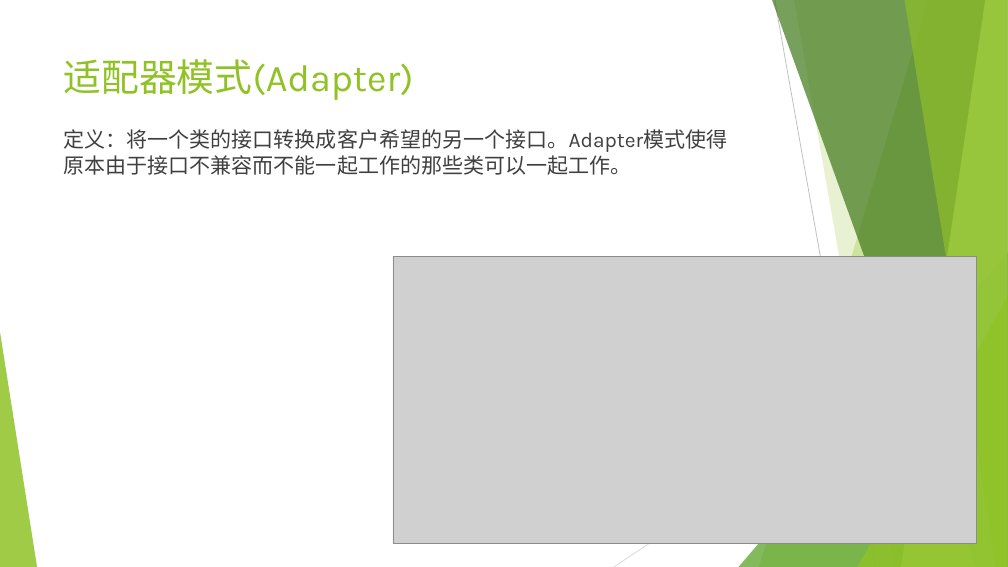
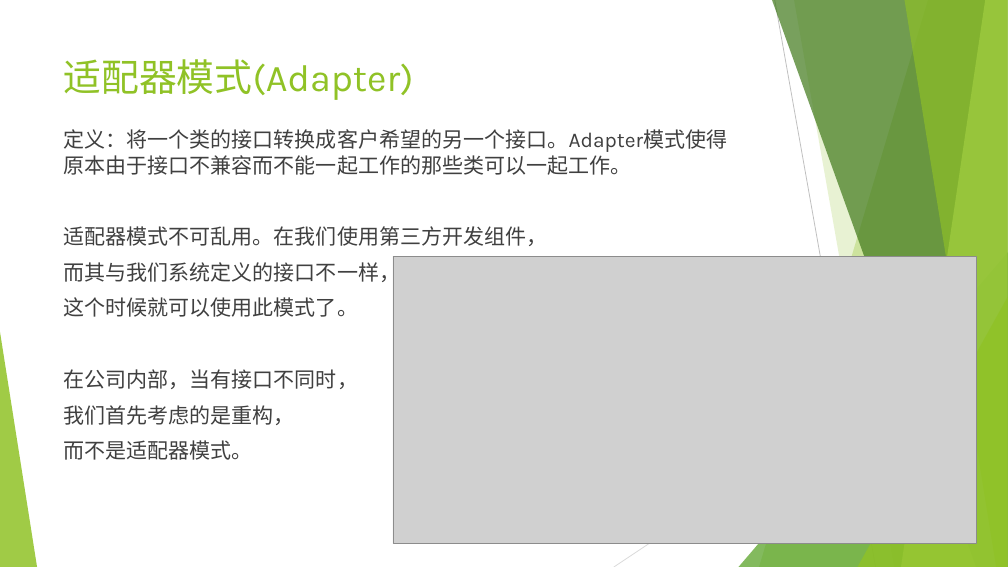
Before and after one commit to ZhengAu/DesignPatterns, a slide deck: slide 7 of Design Pattern.pptx. Drawn at 1008x567 pixels with LibreOffice and Linux fonts; fonts in the diff are those of the drawing; grey boxes stand for pictures. Boxes give left, top, right and bottom in pixels: in the first picture for what was removed or moved away, otherwise in the second. Text is boxed around its words. In the diff, an @@ line names an element or a change of style, - is before the commit and + after.

Commit message:
update

```diff
--- a/Design Pattern.pptx
+++ b/Design Pattern.pptx
@@ text at [64,226,548,425]: paragraphs added @@
+适配器模式不可乱用。在我们使用第三方开发组件，
+而其与我们系统定义的接口不一样，
+这个时候就可以使用此模式了。
+在公司内部，当有接口不同时，
+我们首先考虑的是重构，
+而不是适配器模式。
```
